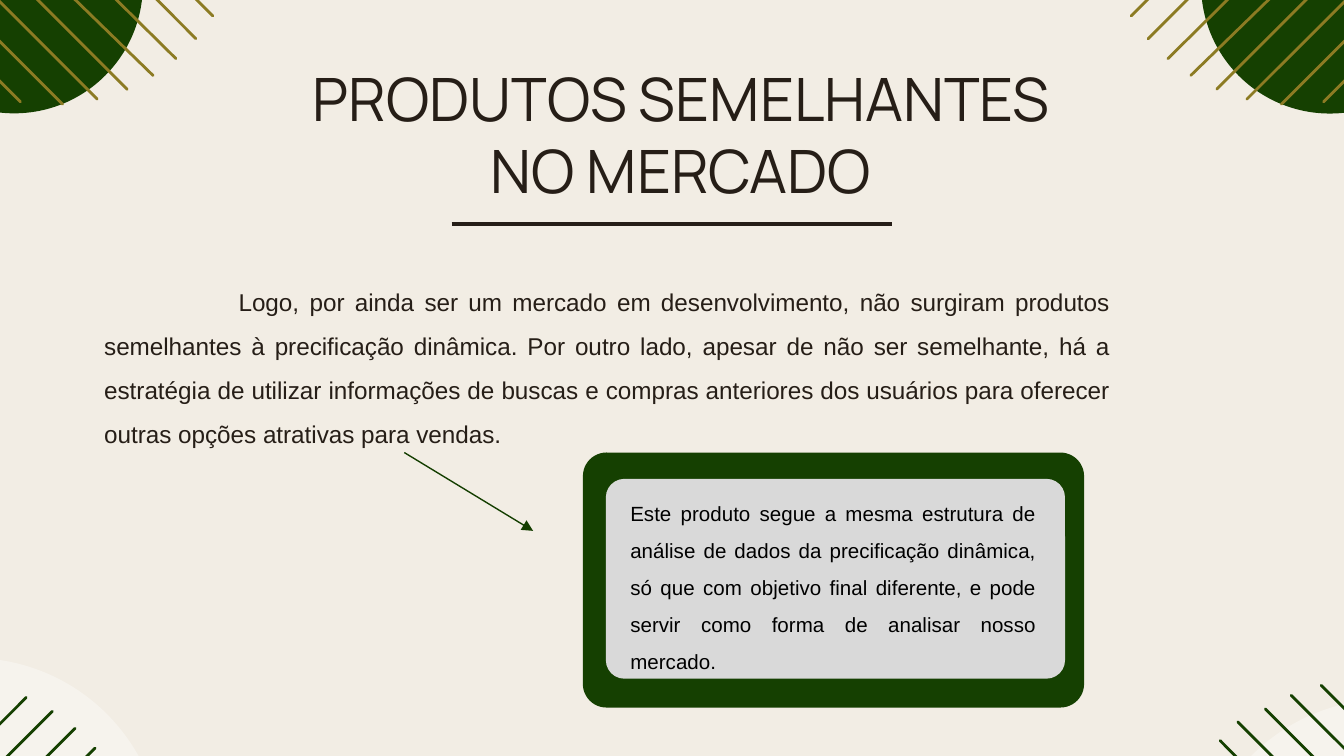
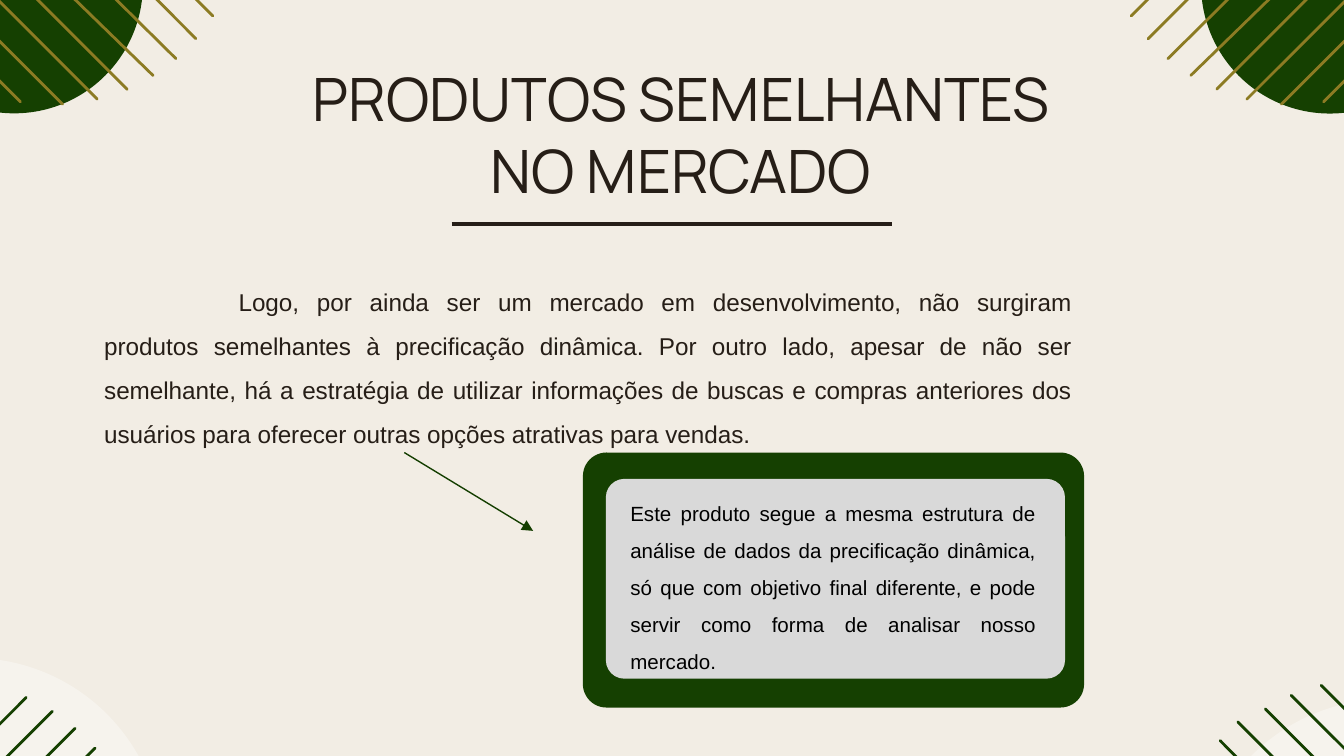
Before and after one commit to rafaellabastos/challenge-pitch-qa, a slide deck: slide 17 of Pitch-SavvyFix.pptx. Drawn at 1344x756 pixels with LibreOffice and Linux fonts; fonts in the diff are those of the drawing. Boxes give left, top, right and bottom in pixels: in the first picture for what was removed or moved away, otherwise in the second. Text is boxed around its words. In the diff, an @@ line names an element or a change of style, - is before the commit and + after.

```diff
--- a/Pitch-SavvyFix.pptx
+++ b/Pitch-SavvyFix.pptx
@@ subtitle "Logo, por ainda ser um ..." rewrapped from (x1=104, y1=293, x2=1110, y2=448) to (x1=104, y1=293, x2=1072, y2=448) @@
```
Also in this commit, not shown: 8 other slides changed.
